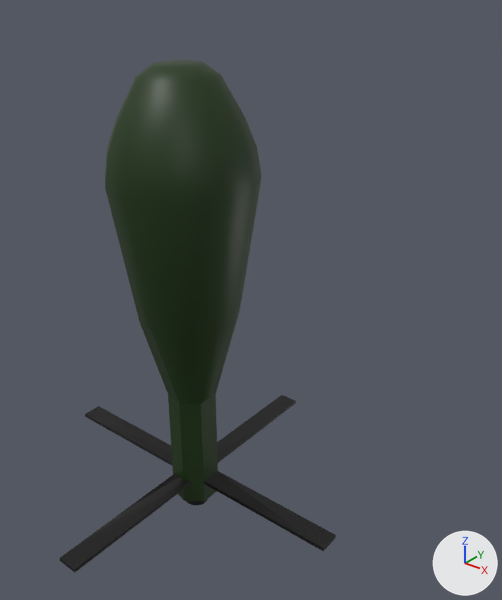
What one commit did to the FBX model Assets/Prefabs/Bomb.fbx.
Before and after are seen from a camera (50 mm lens) standing at (3.68, -3.76, 2.05) and looking at (0.17, 0.62, -0.66). Every picture has the same lights, and +X, +Y and +Z are marked at lower right. Where no turn or scale is listed for an object, it has been applied to the vertices.

The older version as bpy lines, for what is in view:
```python
me_cube = bpy.data.meshes.new('Cube')
me_cube.from_pydata(...)  # 116 vertices, 68 faces; spans x -1.5..1.5, y -1.5..1.5, z -0.35..0.02
me_cube.materials.append(mat_fins)  # black #000000
me_mesh_003 = bpy.data.meshes.new('Mesh.003')
me_mesh_003.from_pydata(...)  # 98 vertices, 192 faces; spans x -0.59..0.59, y -0.6..0.6, z -2.47..1.41
me_mesh_003.materials.append(mat_charge)  # dark green #133100
ob_charge = bpy.data.objects.new('Charge', me_mesh_003)
ob_charge.location = (0.0, 0.0, 0.0)
ob_cube = bpy.data.objects.new('Cube', me_cube)
ob_cube.location = (0.0, 0.0, -2.254)
```
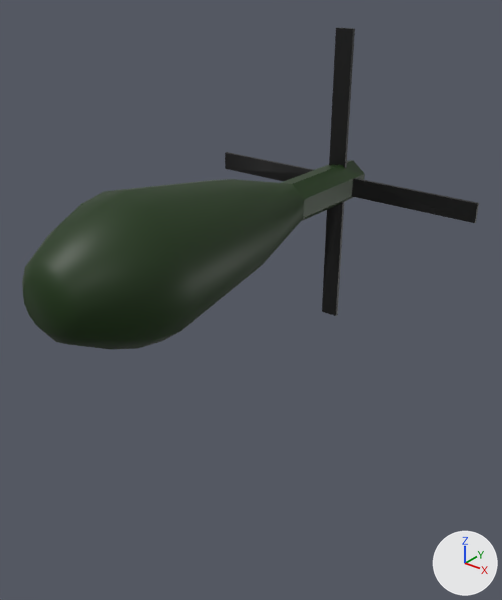
Location of each change, [x1, y1, x2, y2] in pixels of the pictures (502 x 600 px):
'Charge', reshaped, turned
    before: [105, 60, 262, 501]
    after: [22, 28, 479, 350]
'Cube', deleted (black)
    before: [60, 395, 336, 572]
part 1 of me_mesh_003, added (black)
    after: [329, 28, 355, 168]
part 2 of me_mesh_003, added (black)
    after: [225, 152, 479, 316]

The change, as a diff of the scene's bpy script:
```diff
--- a/Assets/Prefabs/Bomb.fbx.py
+++ b/Assets/Prefabs/Bomb.fbx.py
@@ me_mesh_003 @@
 # used by ob_charge; location = (0.0, 0.0, 0.0)
-me_mesh_003.from_pydata(...)  # 98 vertices, 192 faces; spans x -0.59..0.59, y -0.6..0.6, z -2.47..1.41
+me_mesh_003.from_pydata(...)  # 214 vertices, 260 faces; spans x -1.5..1.5, y -1.5..1.5, z -2.6..1.41
+# me_mesh_003 part 1: a new loose piece of 14 vertices spanning x -0.09..0.09, y 0.18..1.5, z -2.27..-2.24, in mat_fins (black #000000)
+# me_mesh_003 part 2
+# 34 vertices are added at x -1.5..1.5, y -1.5..0.09, z -2.27..-2.24
+# 23 new faces join them, mat_fins (black #000000)
 me_mesh_003.materials.append(mat_charge)
+me_mesh_003.materials.append(mat_fins)  # black #000000
@@ ob_charge @@
 ob_charge.location = (0.0, 0.0, 0.0)
+ob_charge.rotation_euler = (1.571, 0.0, 0.0)  # degrees (90, 0, 0)
@@ ob_cube @@
-ob_cube = bpy.data.objects.new('Cube', me_cube)
-ob_cube.location = (0.0, 0.0, -2.254)
```
